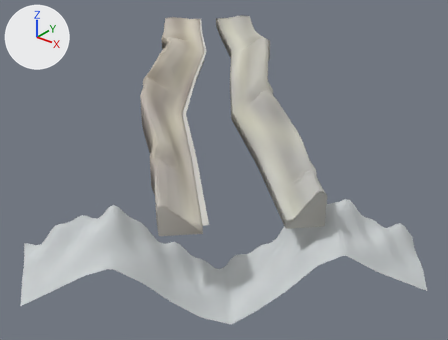
Renders of the glTF model assets/env011/open-gorge-v1.glb from each side of a commit.
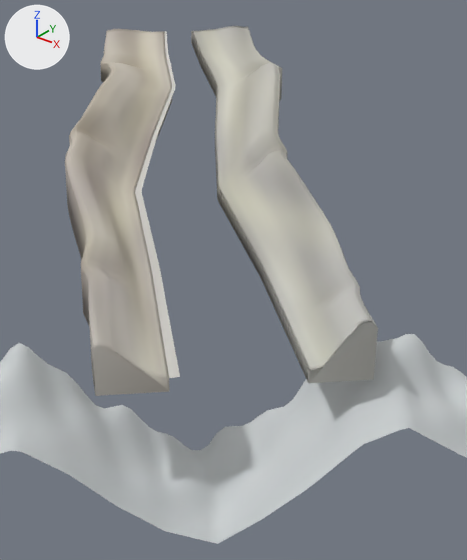
The first picture shows the older version from a 50 mm lens placed at (280.0, -331.0, 79.0), pointed at (84.0, -86.0, -73.0). The close-ups show the older and then the newer version on the part from 23% to 85% of the width and 0% to 98% of the height of that picture. Only the edits that show in the close-ups are written down. Lighting does not change. The marker at upper left points along +X, +Y and +Z.

Before the edit, the objects in view are built like this:
```python
me_front_buttress = bpy.data.meshes.new('front_buttress')
me_front_buttress.from_pydata(...)  # 2262 vertices, 4520 faces; spans x -10.2..89.8, y -128.0..-13.7, z -100.0..-9.5
me_front_buttress.materials.append(mat_layered_stone_vertex_colors)
me_gorge_floor = bpy.data.meshes.new('gorge_floor')
me_gorge_floor.from_pydata(...)  # 174 vertices, 172 faces; spans x 6.1..92.3, y -111.0..-13.1, z -95.0..-11.0
me_gorge_floor.materials.append(mat_layered_stone_vertex_colors)
me_middle_terraces = bpy.data.meshes.new('middle_terraces')
me_middle_terraces.from_pydata(...)  # 2262 vertices, 4520 faces; spans x 13.7..137.9, y -78.5..10.1, z -100.0..-9.4
me_middle_terraces.materials.append(mat_layered_stone_vertex_colors)
ob_front_buttress = bpy.data.objects.new('front_buttress', me_front_buttress)
ob_front_buttress.location = (0.0, 0.0, 0.0)
ob_gorge_floor = bpy.data.objects.new('gorge_floor', me_gorge_floor)
ob_gorge_floor.location = (0.0, 0.0, 0.0)
ob_middle_terraces = bpy.data.objects.new('middle_terraces', me_middle_terraces)
ob_middle_terraces.location = (0.0, 0.0, 0.0)
# also in view: 'pale_horizon' at (97.0, -97.0, -123.0)
```
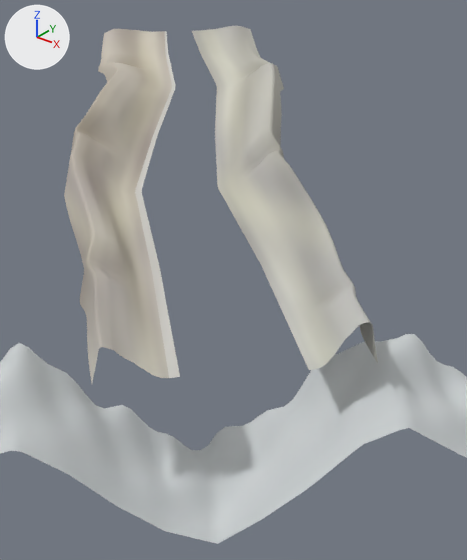
Boxes [x1, y1, x2, y2] around the edits, measured in the close-ups (467 x 560 px; the box of a moved part takes in the faces that stretch with it):
'middle_terraces', reshaped: before [191, 26, 378, 383]; after [192, 26, 378, 370]
'front_buttress', reshaped: before [65, 29, 172, 396]; after [64, 29, 172, 383]
part 1 of me_front_buttress, moved or reshaped: before [65, 29, 172, 396]; after [70, 29, 118, 383]
part 2 of me_front_buttress, recoloured: before [65, 30, 113, 349]; after [64, 32, 110, 379]
part 3 of me_middle_terraces, moved or reshaped: before [191, 27, 378, 383]; after [242, 27, 378, 363]
part 4 of me_middle_terraces, recoloured: before [247, 27, 376, 326]; after [249, 29, 376, 357]

Patch to the scene script:
```diff
--- a/assets/env011/open-gorge-v1.glb.py
+++ b/assets/env011/open-gorge-v1.glb.py
@@ me_front_buttress @@
 # used by ob_front_buttress; location = (0.0, 0.0, 0.0)
-me_front_buttress.from_pydata(...)  # 2262 vertices, 4520 faces; spans x -10.2..89.8, y -128.0..-13.7, z -100.0..-9.5
+me_front_buttress.from_pydata(...)  # 2088 vertices, 3956 faces; spans x -10.9..89.8, y -128.7..-13.7, z -96.0..-9.5
+# me_front_buttress part 1: 347 vertices moved from x -10.2..74.2, y -127.5..-28.7, z -82.6..-9.8 to x -10.9..74.1, y -128.0..-28.7, z -94.9..-9.9; 175 vertices removed from x -10.2..89.8, y -128.0..-13.7, z -100.0..-16.0; 1 vertex added at x 72.2, y -128.7, z -96.0
+# me_front_buttress part 2: 360 kept faces spanning x -10.9..74.1, y -128.0..-30.0, z -94.9..-10.8 get new vertex colours; the middle colour goes from grey #bbb4a9 to grey #bab2a8
 me_front_buttress.materials.append(mat_layered_stone_vertex_colors)
@@ me_middle_terraces @@
 # used by ob_middle_terraces; location = (0.0, 0.0, 0.0)
-me_middle_terraces.from_pydata(...)  # 2262 vertices, 4520 faces; spans x 13.7..137.9, y -78.5..10.1, z -100.0..-9.4
+me_middle_terraces.from_pydata(...)  # 2088 vertices, 3956 faces; spans x 13.7..138.7, y -78.5..10.8, z -95.0..-9.4
+# me_middle_terraces part 3: 347 vertices moved from x 28.6..137.5, y -64.2..10.1, z -79.9..-9.8 to x 28.7..138.0, y -64.1..10.8, z -93.3..-9.9; 175 vertices removed from x 13.7..137.9, y -78.5..10.1, z -100.0..-16.0; 1 vertex added at x 138.7, y -62.2, z -94.1
+# me_middle_terraces part 4: 359 kept faces spanning x 30.0..138.0, y -63.5..10.8, z -93.3..-10.6 get new vertex colours; the middle colour goes from grey #b7b6b0 to grey #bbbab3
 me_middle_terraces.materials.append(mat_layered_stone_vertex_colors)
```
